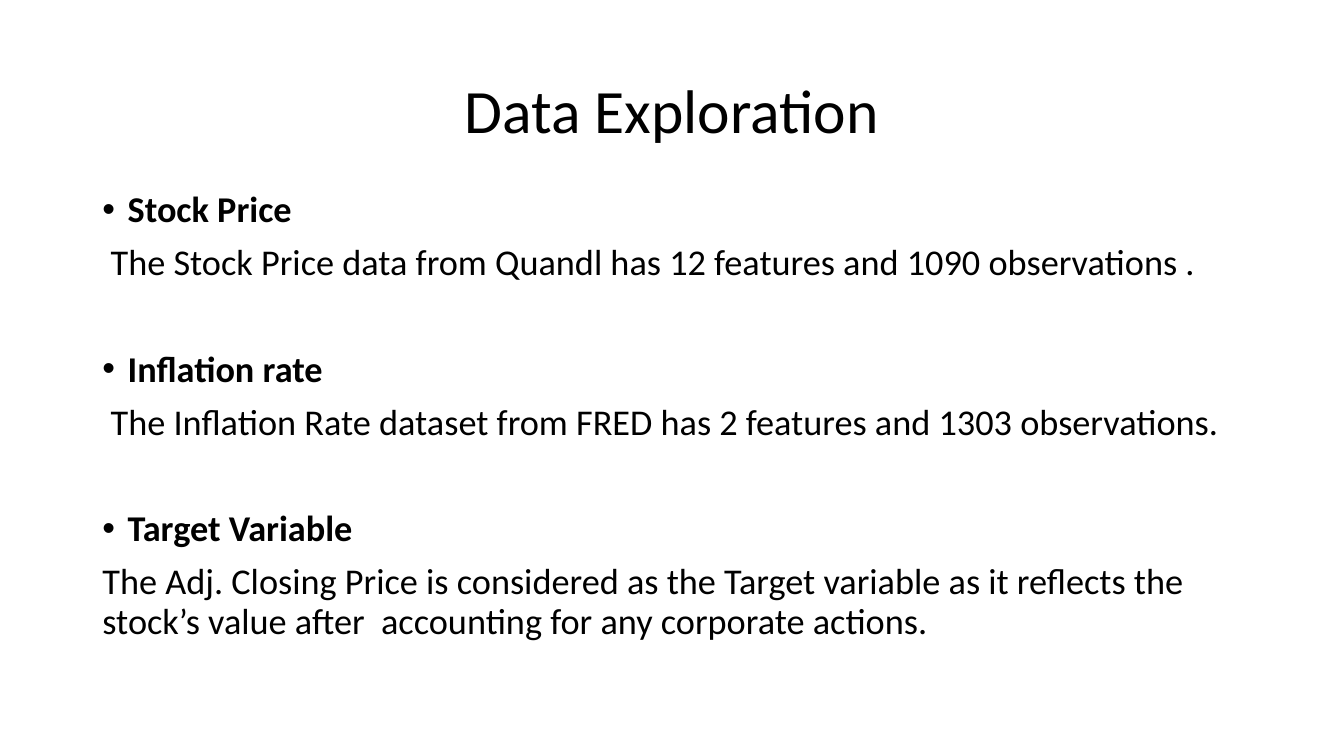
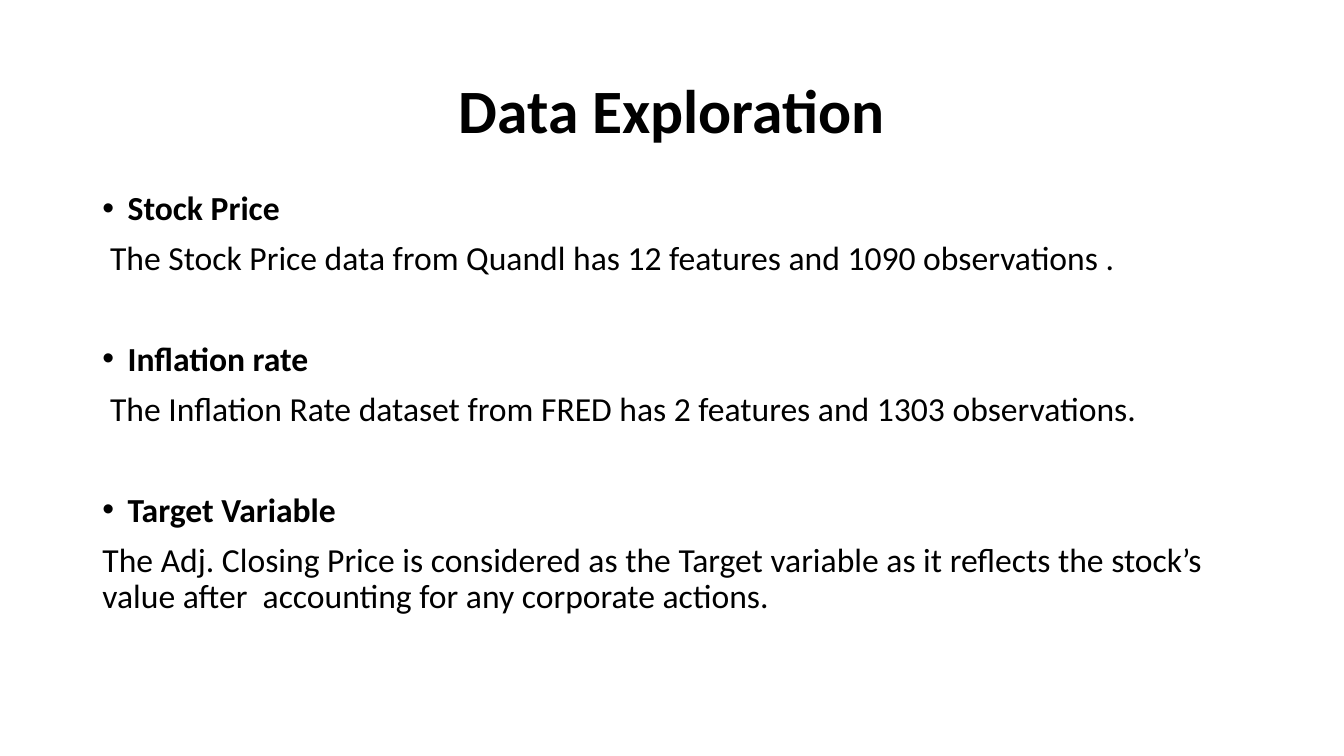
Before and after one commit to RupaliShah/Springboard, a slide deck: slide 5 of Capstone2/Reports/slide deck.pptx. Drawn at 1344x756 pixels with LibreOffice and Linux fonts; fonts in the diff are those of the drawing. Boxes give left, top, right and bottom in pixels: in the first picture for what was removed or moved away, otherwise in the second. Text is boxed around its words. In the diff, an @@ line names an element or a change of style, - is before the commit and + after.

```diff
--- a/Capstone2/Reports/slide deck.pptx
+++ b/Capstone2/Reports/slide deck.pptx
@@ title "Data Exploration" at [459,89,884,143]: bold on @@
@@ text "Stock Price" at [102,196,1201,614]: size 25.9 to 24 pt @@
```
Also in this commit, not shown: 22 other slides changed, 3 other files.
